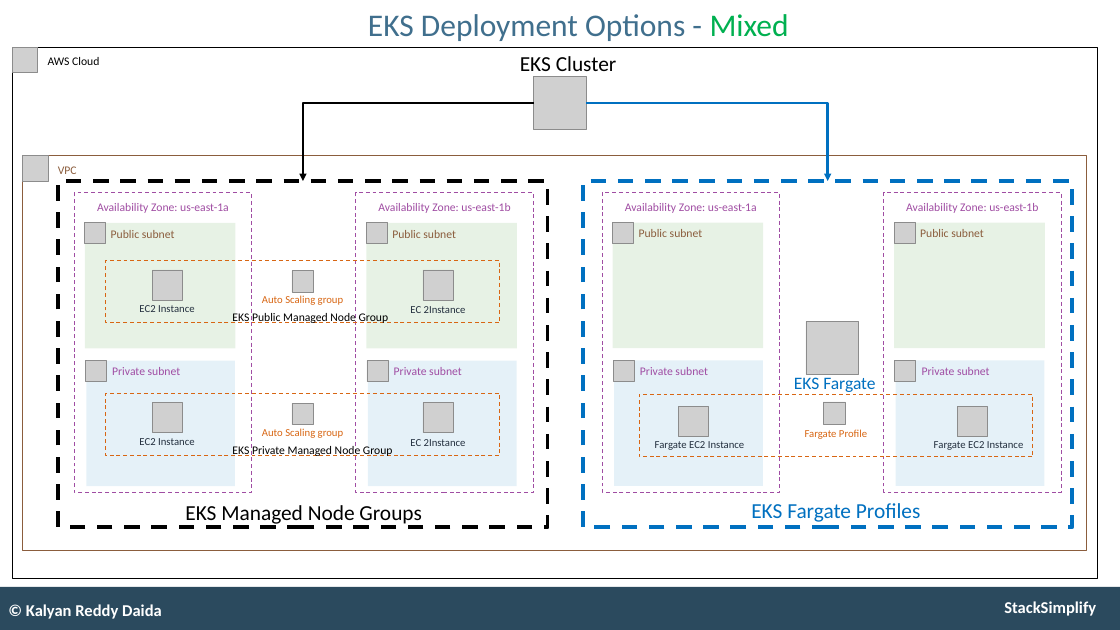
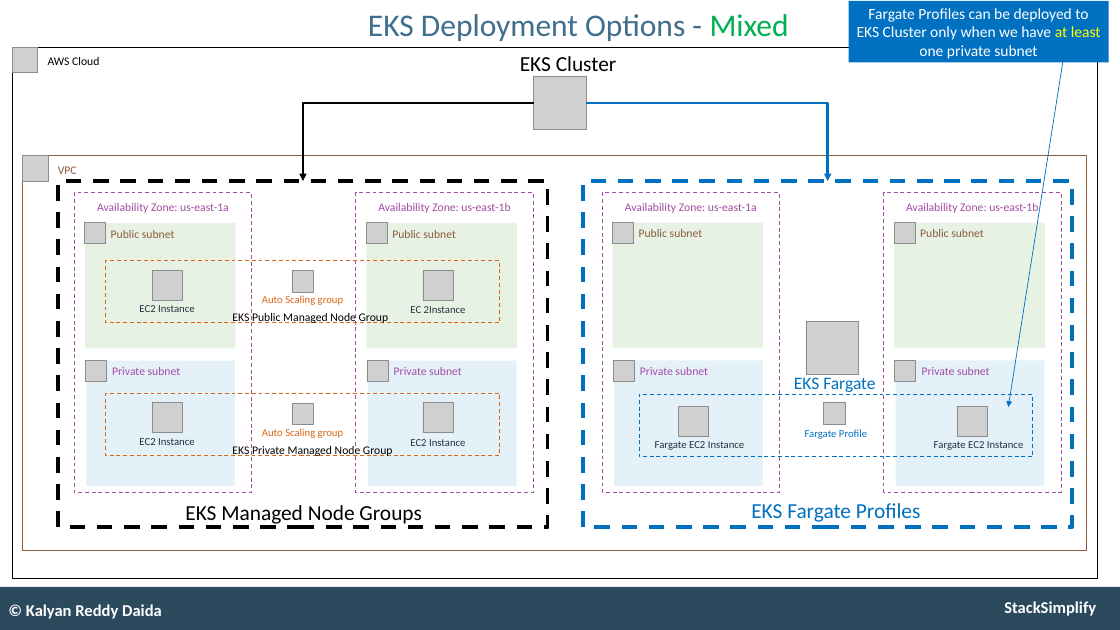
Before and after one commit to talvionyx/aws-eks-kubernetes-masterclass, a slide deck: slide 113 of presentation/AWS-Fargate-and-EKS-Masterclass.pptx. Drawn at 1120x630 pixels with LibreOffice and Linux fonts; fonts in the diff are those of the drawing; grey boxes stand for pictures. Boxes give left, top, right and bottom in pixels: in the first picture for what was removed or moved away, otherwise in the second. Text is boxed around its words. In the diff, an @@ line names an element or a change of style, - is before the commit and + after.

```diff
--- a/presentation/AWS-Fargate-and-EKS-Masterclass.pptx
+++ b/presentation/AWS-Fargate-and-EKS-Masterclass.pptx
@@ rectangle added at (848, 1, 1108, 62), fill #0070C0, 16 pt, text #FFFFFF @@
+Fargate Profiles can be deployed to EKS Cluster only when we have at least one private subnet
@@ arrow added from (1063, 58) to (1008, 407), #0070C0 0.75 pt @@
@@ rectangle "Fargate Profile" at (639, 394, 1032, 456): text colour #D86613 to #0070C0; outline #D86613 1 pt dashed to #0070C0 1 pt dashed @@
@@ text at (410, 439, 465, 446): spaces changed @@
-EC 2Instance
+EC2 Instance
```
Also in this commit, not shown: 1 other slide changed, 5 slides added, 3 other files.
